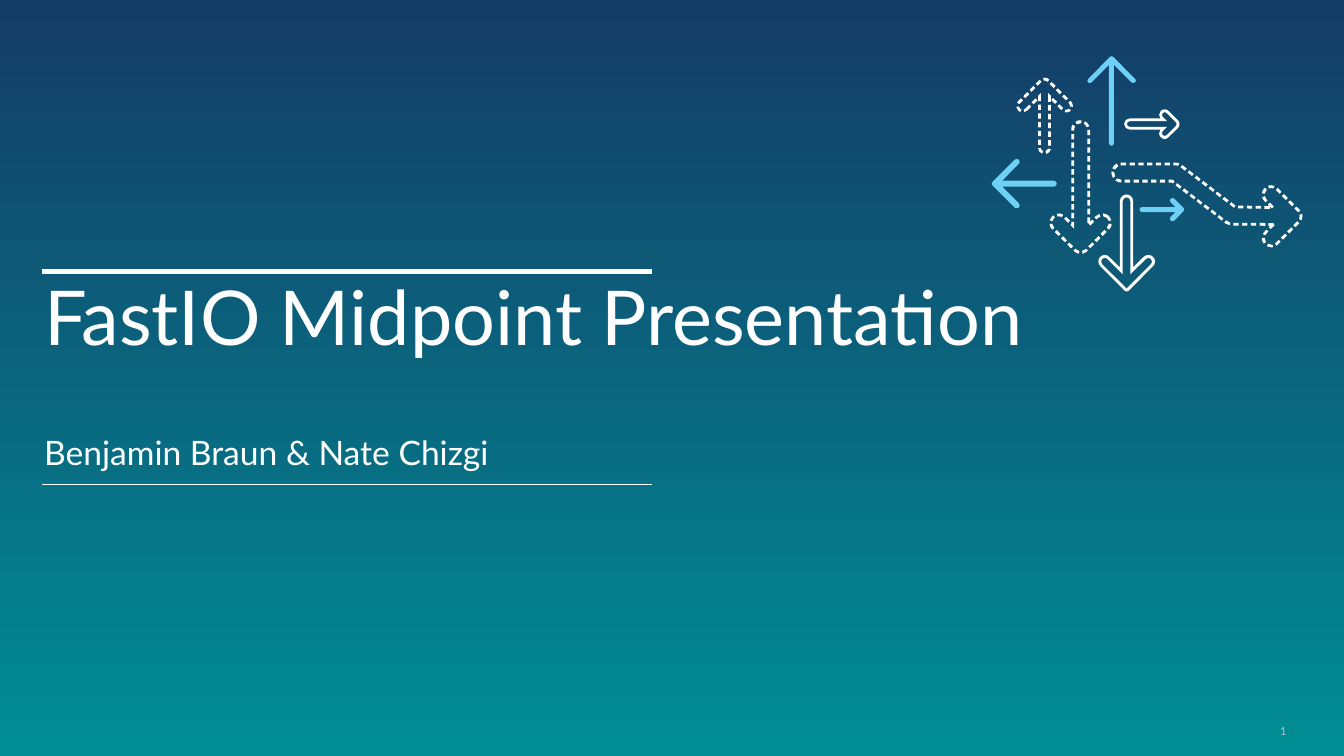
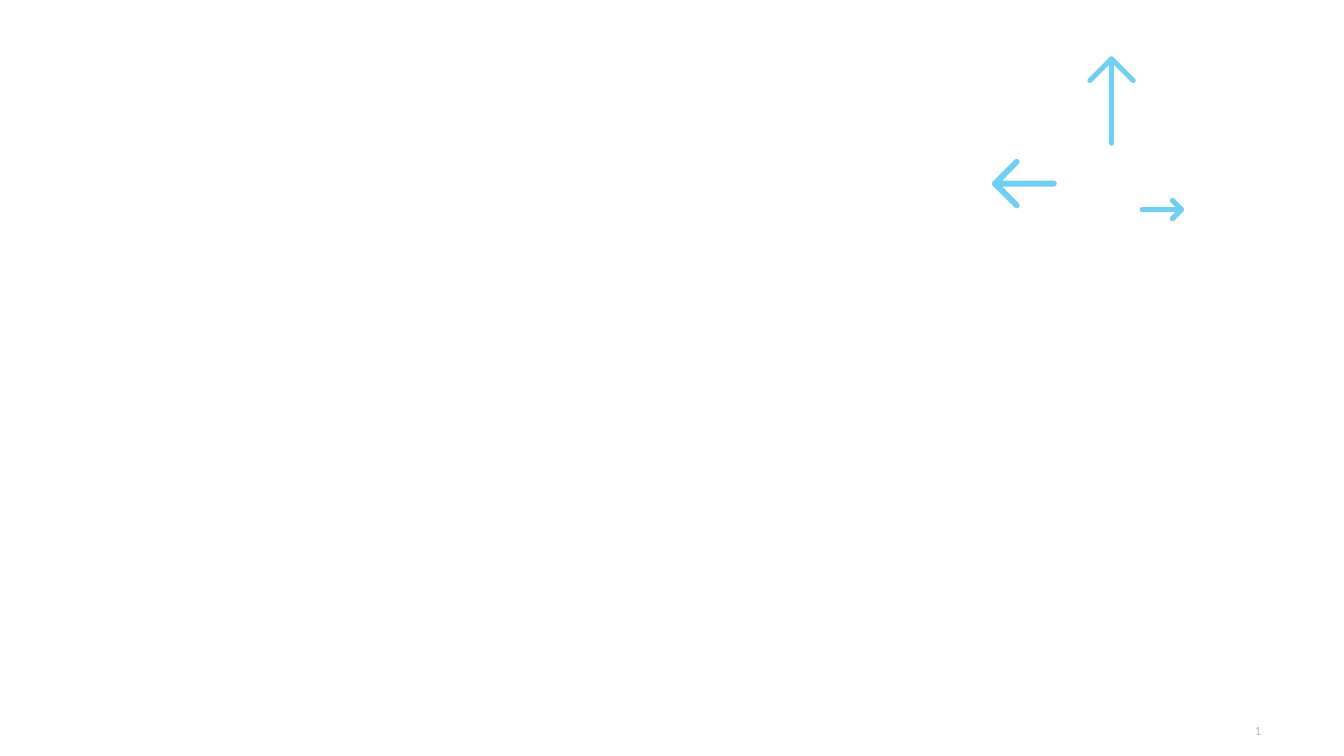
Before and after one commit to bjmnbraun/icestick_fastio, a slide deck: slide 1 of workdir/fastio_midpoint_presentation.pptx. Drawn at 1344x756 pixels with LibreOffice and Linux fonts; fonts in the diff are those of the drawing. Boxes give left, top, right and bottom in pixels: in the first picture for what was removed or moved away, otherwise in the second. Text is boxed around its words. In the diff, an @@ line names an element or a change of style, - is before the commit and + after.

Commit message:
Update presentation

```diff
--- a/workdir/fastio_midpoint_presentation.pptx
+++ b/workdir/fastio_midpoint_presentation.pptx
@@ background gradient #143C66 to #008E95 to #FFFFFF @@
@@ outline redrawn in 6 elements at [1016, 78, 1073, 154], [992, 158, 1057, 208], [1124, 109, 1180, 138], [1139, 198, 1184, 221], [1111, 162, 1302, 247], [1050, 120, 1111, 254] @@
@@ freeform shape removed at [1098, 195, 1154, 291] @@
@@ line (42, 271) - (652, 271): stroke #FFFFFF 3.75 pt to #FFFFFF 3.74 pt @@
@@ title removed at [44, 289, 1023, 471] @@
-FastIO Midpoint Presentation
-Benjamin Braun & Nate Chizgi
@@ line (42, 485) - (652, 485): stroke #FFFFFF 1 pt to #FFFFFF 0.75 pt @@
@@ page number: place and size @@
-page number at [1280, 727, 1286, 735]
+page number at [1255, 727, 1261, 735]
```
Also in this commit, not shown: 3 other slides changed, 12 slides added, 3 slides removed, 1 other file.
